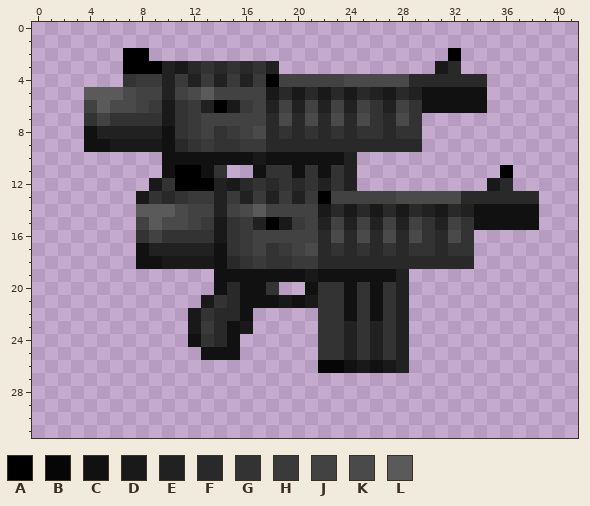
File history of a pixel-art sprite, SPRITES/WEAPONS/SMG/SMGZB0.png. The picture above is the old version.
The file is 42x32 pixels. Colours within 5 levels of each other are drawn and written as one. The old version is drawn lined up with the new one.
Palette (. is transparent): A #000000  B #060606  C #111111  D #191919  E #212121  F #292929  G #333333  H #3a3a3a  J #424242  K #4a4a4a  L #5a5a5a
Pixels before, first column x 4:
 2 ...AA.......................A......
 3 ...AAAEDFGFGFGE............DF......
 4 ...GHHEHEHEHEHAJJJJJKKKKKFFFFFF....
 5 LLLKJJEJKLJJJJDFDFDFDFEDFECCCCC....
 6 JLKKJHDGHEADHJEJEJEJEJGEJGCCCCC....
 7 GJGGGGDGHJJJJJFKFKFKFKGFKG.........
 8 CEEEEECGHJGHJKFGFGFGFGGFGG.........
 9 CCDDDDCFGHGGHHFFFFFFFFFFFF.........
10 ......CCCCCCCDCCCCCCE..............
11 ......CAACG..CGGCGCGE...........A..
12 .....DGAAAEDFGFGFGEGE..........DF..
13 ....DGFGHHEHEHEHEHAJJJJJKKKKKFFFFFF
14 ....LLLKJJEJKLJJJJDFDFDFDFEDFECCCCC
15 ....JLKKJHDGHEADHJEJEJEJEJGEJGCCCCC
16 ....GJGGGGDGHJJJJJFKFKFKFKGFKG.....
17 ....CEEEEECGHJGHJKFGFGFGFGGFGG.....
18 ....CCDDDDCFGHGGHHFFFFFFFFFFFF.....
19 ..........CCCCCCCDCCCCCCE..........
20 ..........CFCCG..CGGCGCGE..........
21 .........DGFCCCDCDGGCGCGE..........
22 ........DGFFC.....GGCGCGE..........
23 ........DHFCD.....GGEGEGE..........
24 ........CGFC......GGEGEGE..........
25 .........CCC......GGEGEGE..........
26 ..................BBCDCDE..........
The same view after the edit:
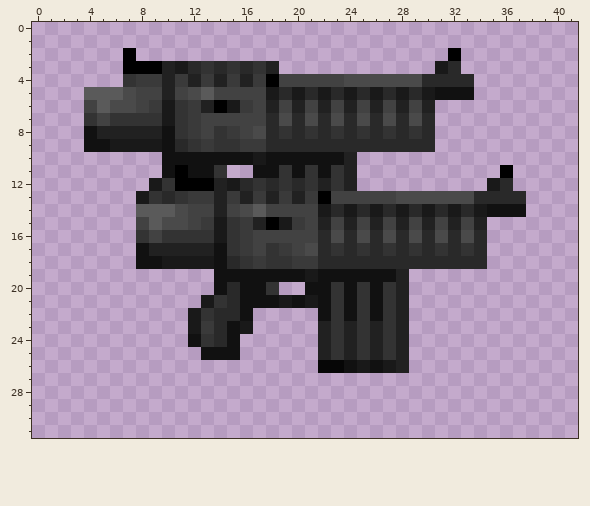
Difference:
whole drawing moved by +1,+0 (the old picture is shown already moved)
Changed rows in their new state; - is an unchanged pixel.
first column x 8:
 2 .------------------------------
 4 ---------------------K----.----
 5 ------------------DFDFD---.----
 6 ------------------EJEJE....----
 7 ------------------FKFKF--------
 8 ------------------FGF-F--------
 9 ----------------------F--------
11 ----C-----C--------------------
13 -------------------------K----.
14 ----------------------DFDFD---.
15 ----------------------EJEJE....
16 ----------------------FKFKF----
17 ----------------------FGF-F----
18 --------------------------F----
20 --------------C----------------
21 --------------C----------------
22 --------------C----------------
23 --------------E----------------
24 --------------E----------------
25 --------------E----------------
